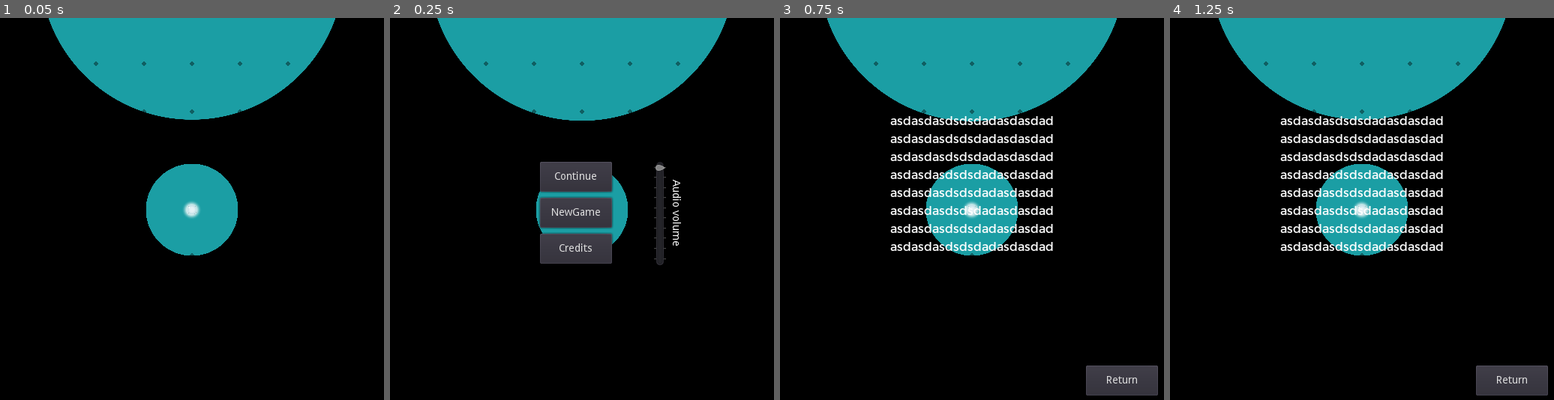
Above: before the commit, frames 1-4 (left to right).
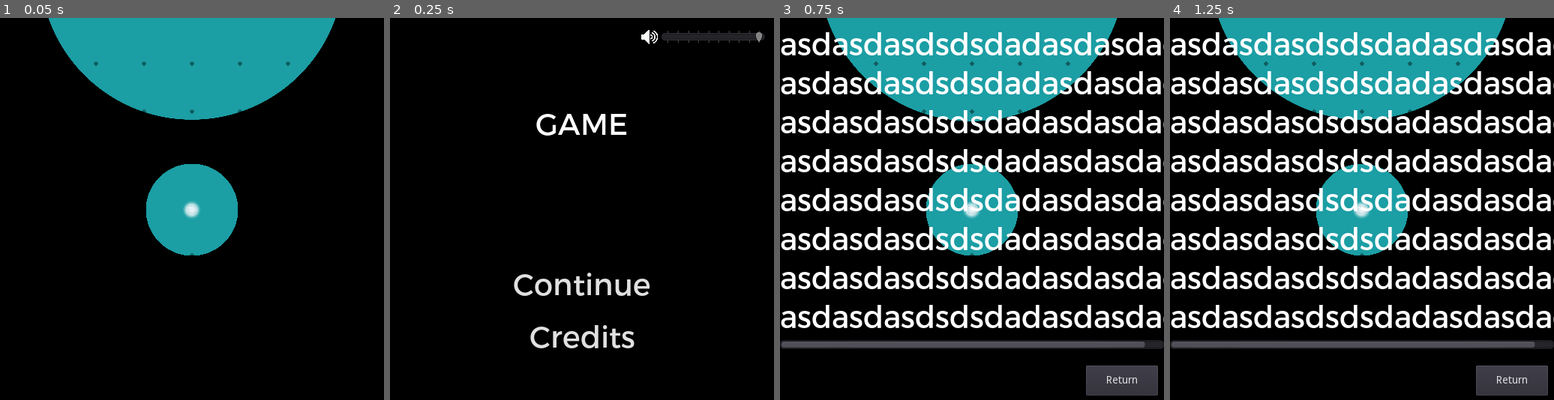
Above: after the commit, the same moments.

Repository: Disablak/Godot-Wild-Jam
Game: Godot game, scene res://Scenes/Main.tscn
Two runs of this game, one before a commit and one after it. Both use one fixed random seed, a clock stepped at 60 frames per second and the inputs below. The engine's default icon, where the game draws it, is replaced by a stand-in: a white triangle on a blue panel in a dark square.
Inputs:
- Up to frame 1 (0.05 s): no input
- Up to frame 2 (0.25 s): no input
- Up to frame 3 (0.75 s): click "Credits" at 0.5 s
- Up to frame 4 (1.25 s): no input

Frame 1 is identical in both runs. In frame 2, 23% of the frame differs, in the area x 12-98%, y 0-87%; in frame 3, 26%; in frame 4, 26%, in the area x 0-100%, y 3-87%.

Commit message:
main menu up

Diff:
--- a/Assets/fonts/trueno.tres
+++ b/Assets/fonts/trueno.tres
@@ -4,4 +4,5 @@
 
 [resource]
 resource_local_to_scene = true
+size = 40
 font_data = ExtResource( 1 )
--- a/Scenes/MainMenu.tscn
+++ b/Scenes/MainMenu.tscn
@@ -1,7 +1,8 @@
-[gd_scene load_steps=3 format=2]
+[gd_scene load_steps=4 format=2]
 
 [ext_resource path="res://Assets/fonts/trueno.tres" type="DynamicFont" id=1]
 [ext_resource path="res://Scripts/MainMenu.gd" type="Script" id=2]
+[ext_resource path="res://Assets/new_sprites/music icon.png" type="Texture" id=3]
 
 [node name="Control" type="Control"]
 anchor_right = 1.0
@@ -9,60 +10,66 @@
 script = ExtResource( 2 )
 creditsRootPath = NodePath("CreditsRoot")
 menuRootPath = NodePath("MenuRoot")
-newGameButtonPath = NodePath("MenuRoot/ButtonNewGame")
 continueGameButtonPath = NodePath("MenuRoot/ButtonContine")
 closeCreditsButtonPath = NodePath("CreditsRoot/ButtonReturnToMenu")
 openCreditsButtonPath = NodePath("MenuRoot/ButtonCredits")
 
 [node name="MenuRoot" type="Control" parent="."]
-margin_right = 40.0
-margin_bottom = 40.0
+anchor_right = 1.0
+anchor_bottom = 1.0
+
+[node name="ColorRect" type="ColorRect" parent="MenuRoot"]
+anchor_right = 1.0
+anchor_bottom = 1.0
+color = Color( 0, 0, 0, 1 )
 
 [node name="ButtonContine" type="Button" parent="MenuRoot"]
-margin_left = 200.0
-margin_top = 192.0
-margin_right = 296.0
-margin_bottom = 232.0
+margin_left = 158.0
+margin_top = 326.0
+margin_right = 354.0
+margin_bottom = 381.0
 grow_horizontal = 2
 grow_vertical = 2
+custom_fonts/font = ExtResource( 1 )
 text = "Continue"
+flat = true
 
-[node name="ButtonNewGame" type="Button" parent="MenuRoot"]
-margin_left = 200.0
-margin_top = 240.0
-margin_right = 296.0
-margin_bottom = 280.0
+[node name="ButtonCredits" type="Button" parent="MenuRoot"]
+margin_left = 208.0
+margin_top = 403.0
+margin_right = 304.0
+margin_bottom = 443.0
 grow_horizontal = 2
 grow_vertical = 2
-text = "NewGame"
-
-[node name="ButtonCredits" type="Button" parent="MenuRoot"]
-margin_left = 200.0
-margin_top = 288.0
-margin_right = 296.0
-margin_bottom = 328.0
-grow_horizontal = 2
-grow_vertical = 2
+custom_fonts/font = ExtResource( 1 )
 text = "Credits"
+flat = true
 
 [node name="VSlider" type="VSlider" parent="MenuRoot"]
-margin_left = 352.0
-margin_top = 192.0
-margin_right = 368.0
-margin_bottom = 330.0
+margin_left = 500.0
+margin_top = 17.0
+margin_right = 516.0
+margin_bottom = 155.0
+rect_rotation = 90.0
 value = 100.0
 tick_count = 10
 ticks_on_borders = true
 
-[node name="Label" type="Label" parent="MenuRoot"]
-margin_left = 393.0
-margin_top = 216.0
-margin_right = 482.0
-margin_bottom = 240.0
-rect_rotation = 89.9999
-text = "Audio volume"
+[node name="GameName" type="Label" parent="MenuRoot"]
+anchor_right = 1.0
+margin_bottom = 164.0
+custom_fonts/font = ExtResource( 1 )
+text = "GAME"
 align = 1
-valign = 1
+valign = 2
+
+[node name="TextureRect" type="TextureRect" parent="MenuRoot"]
+margin_left = 335.0
+margin_top = 14.0
+margin_right = 560.0
+margin_bottom = 239.0
+rect_scale = Vector2( 0.1, 0.1 )
+texture = ExtResource( 3 )
 
 [node name="CreditsRoot" type="Control" parent="."]
 visible = false
@@ -84,7 +91,7 @@
 margin_bottom = -70.0
 
 [node name="Label" type="Label" parent="CreditsRoot/ScrollContainer"]
-margin_right = 512.0
+margin_right = 537.0
 margin_bottom = 442.0
 size_flags_horizontal = 3
 size_flags_vertical = 7
--- a/Scripts/MainMenu.gd
+++ b/Scripts/MainMenu.gd
@@ -6,8 +6,6 @@
 onready var menuRoot : Control = get_node(menuRootPath)
 var scenesManager
 
-export(NodePath) var newGameButtonPath
-onready var newGameButton : Button = get_node(newGameButtonPath)
 export(NodePath) var continueGameButtonPath
 onready var continueButton : Button = get_node(continueGameButtonPath)
 export(NodePath) var closeCreditsButtonPath
@@ -23,7 +21,6 @@
 
 	openCreditsButton.connect("pressed", self, "openCreditsButtonPressed")
 	closeCreditsButton.connect("pressed", self, "closeCreditsButtonPressed")
-	newGameButton.connect("pressed", self, "newGameButtonPressed")
 	continueButton.connect("pressed", self, "continueGameButtonPressed")
 	SignalBus.connect(SignalBus.gamePausedName, self, "onGamePaused")
 	SignalBus.connect(SignalBus.gameResumedName, self, "onGameResumed")
Binary file added: Assets/new_sprites/music icon.png
Not shown, added: Assets/new_sprites/music icon.png.import
